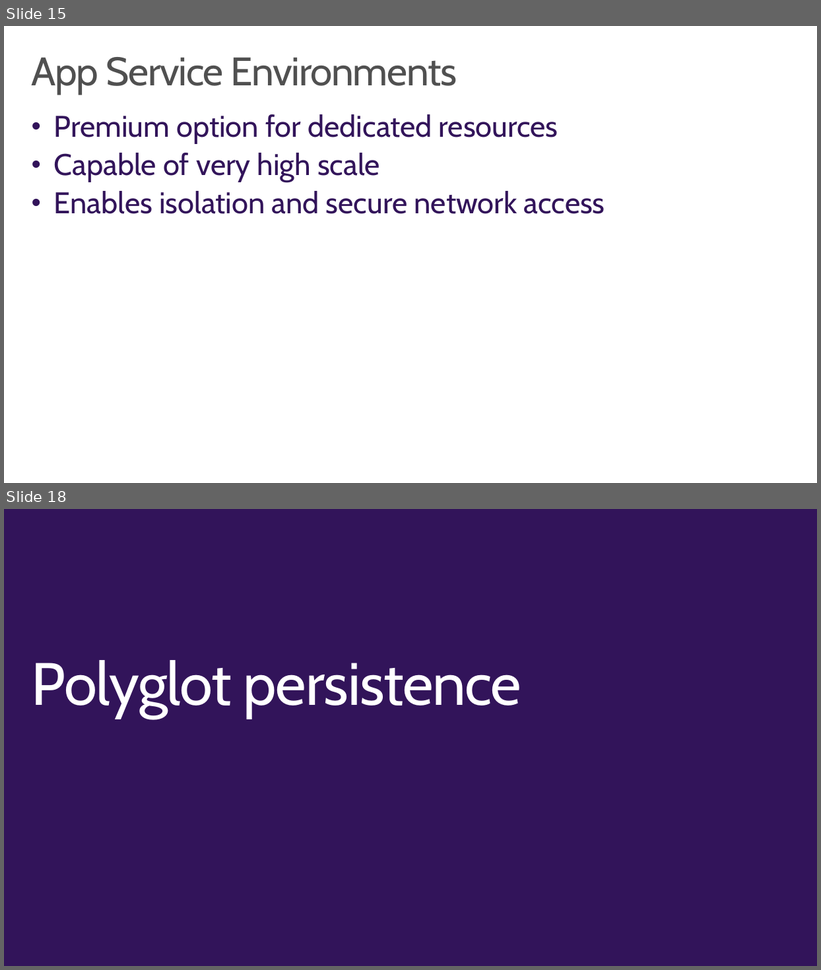
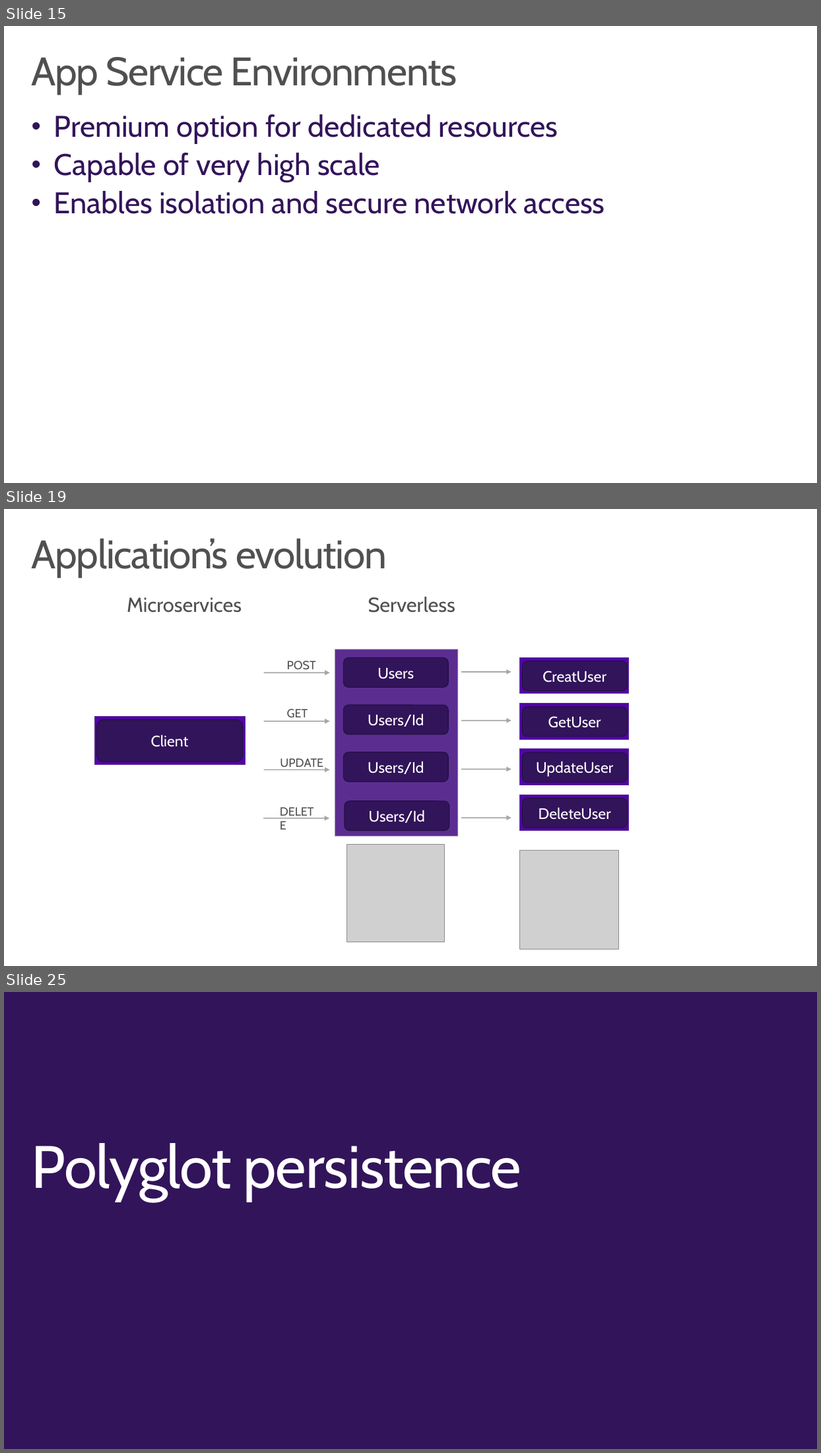
Before and after one commit to wely/DevCamp, a slide deck: Presentation/Module02-ModernCloudApps.pptx. Shown one above the other, each under a label of ours: slides 15 and 18 before the commit, slides 15, 19 and 25 after it; the slides between them are not shown. The pictures are 821x970 and 821x1453 pixels, drawn with LibreOffice and Linux fonts; fonts in the diff are those of the drawing; grey boxes stand for pictures; background and template pictures are left out. Boxes give left, top, right and bottom in pixels: in the first picture for what was removed or moved away, otherwise in the second. Text is boxed around its words. In the diff, an @@ line names an element or a change of style, - is before the commit and + after.

```diff
--- a/Presentation/Module02-ModernCloudApps.pptx
+++ b/Presentation/Module02-ModernCloudApps.pptx
@@ slide 19 added at (x1=4, y1=509, x2=817, y2=966), background #FFFFFF @@
@@ title added at (x1=32, y1=538, x2=387, y2=577), 48 pt, text #505050 @@
+Application’s evolution
@@ text added at (x1=127, y1=597, x2=242, y2=613), 24.5 pt, text #505050 @@
+Microservices
@@ text added at (x1=368, y1=597, x2=455, y2=613), 24.5 pt, text #505050 @@
+Serverless
@@ rectangle added at (x1=95, y1=716, x2=245, y2=765), fill #5105A8, outline #5C2D91 0.75 pt @@
@@ rounded rectangle added at (x1=96, y1=720, x2=242, y2=762), fill #32145A, outline #250F43 0.85 pt, 18.4 pt, text #FFFFFF @@
+Client
@@ group added at (x1=263, y1=649, x2=630, y2=836): 8 arrows, 8 rounded rectangles, 5 rectangles, 4 texts @@
+POST
+Users
+Users/Id
+Users/Id
+Users/Id
+CreatUser
+GetUser
+UpdateUser
+DeleteUser
+GET
+UPDATE
+DELETE
@@ picture added at (x1=347, y1=844, x2=445, y2=942) @@
@@ picture added at (x1=520, y1=850, x2=618, y2=949) @@
@@ what was slide 18 is now slide 25 @@
```
Also in this commit, not shown: 1 slide changed, 7 other slides added, 1 slide removed, 6 other files.
